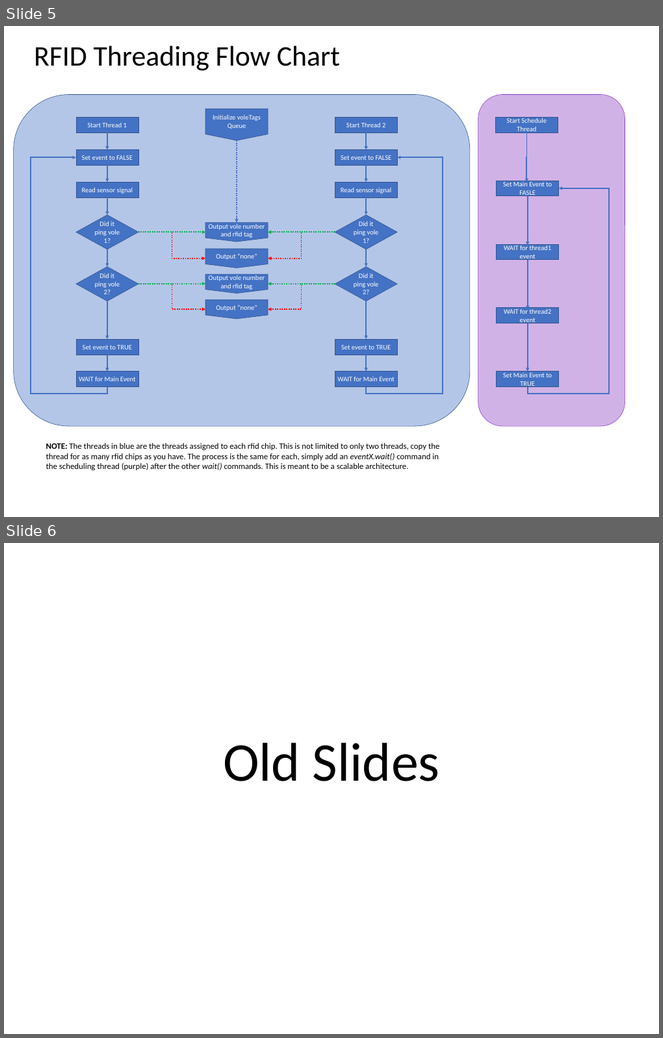
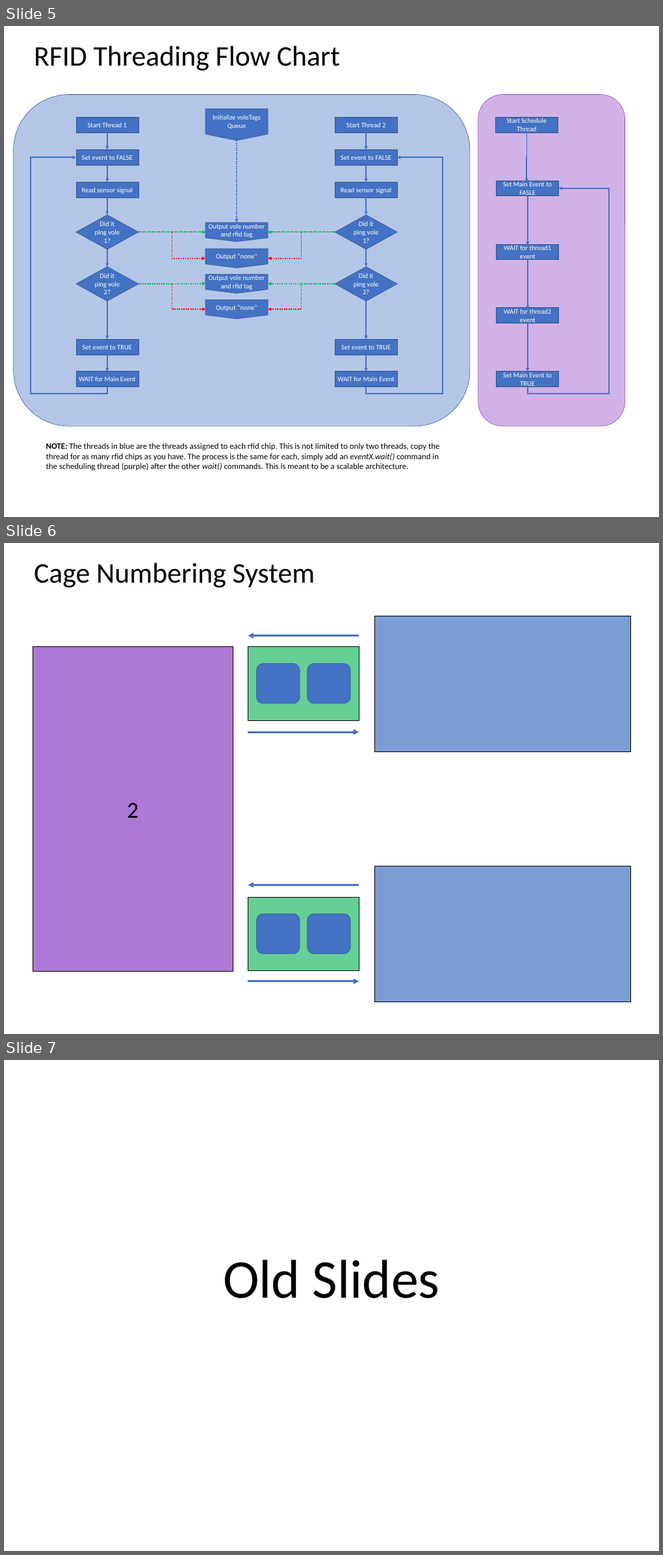
Before and after one commit to donaldsonlab/Home_Cage, a slide deck: Software/Software System Architecture.pptx. Shown one above the other, each under a label of ours: slides 5 and 6 before the commit, slides 5, 6 and 7 after it. The pictures are 663x1038 and 663x1555 pixels, drawn with LibreOffice and Linux fonts; fonts in the diff are those of the drawing. Boxes give left, top, right and bottom in pixels: in the first picture for what was removed or moved away, otherwise in the second. Text is boxed around its words. In the diff, an @@ line names an element or a change of style, - is before the commit and + after.

```diff
--- a/Software/Software System Architecture.pptx
+++ b/Software/Software System Architecture.pptx
@@ slide 6 added at box(4, 543, 659, 1034), background #FFFFFF @@
@@ text added at box(34, 563, 315, 588), 75 pt, text #000000 @@
+Cage Numbering System
@@ rectangle added at box(374, 616, 631, 752), fill #4472C4 at 70% opacity, outline #000000 1 pt @@
@@ arrow added from (359, 636) to (248, 636), #4472C4 5 pt @@
@@ rectangle added at box(33, 647, 233, 971), fill #8C3FC5 at 70% opacity, outline #000000 1 pt @@
@@ rectangle added at box(248, 647, 359, 720), fill #00B050 at 60% opacity, outline #000000 1 pt @@
@@ rounded rectangle added at box(256, 664, 300, 704), fill #4472C4, outline #325491 1 pt @@
@@ rounded rectangle added at box(308, 664, 350, 704), fill #4472C4, outline #325491 1 pt @@
@@ arrow added from (248, 732) to (359, 732), #4472C4 5 pt @@
@@ text added at box(127, 803, 139, 818), 60 pt, text #000000 @@
+2
@@ rectangle added at box(374, 866, 631, 1003), fill #4472C4 at 70% opacity, outline #000000 1 pt @@
@@ arrow added from (359, 885) to (248, 885), #4472C4 5 pt @@
@@ rectangle added at box(248, 897, 359, 971), fill #00B050 at 60% opacity, outline #000000 1 pt @@
@@ rounded rectangle added at box(256, 914, 300, 954), fill #4472C4, outline #325491 1 pt @@
@@ rounded rectangle added at box(308, 914, 350, 954), fill #4472C4, outline #325491 1 pt @@
@@ arrow added from (248, 982) to (359, 982), #4472C4 5 pt @@
@@ what was slide 6 is now slide 7 @@
```
Also in this commit, not shown: 2 other files.
